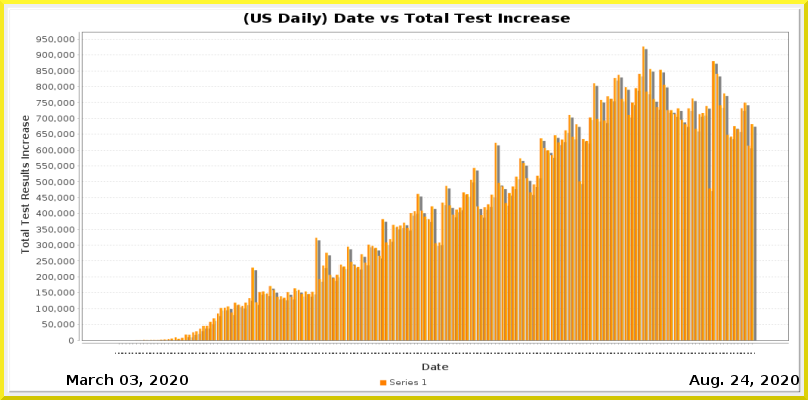
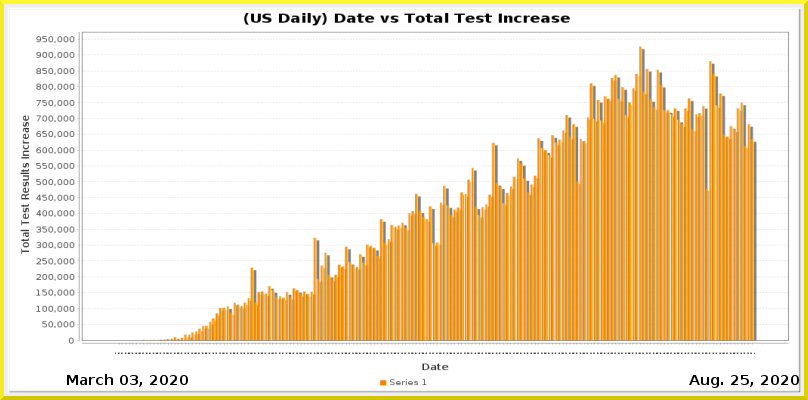
Revision of a layered w=808, h=400 image; what changed, layer by layer:
painted on "Current Date" over (741, 375, 749, 385)
painted on "Date_vs_TestIncrease.png" over (122, 46, 757, 354)
